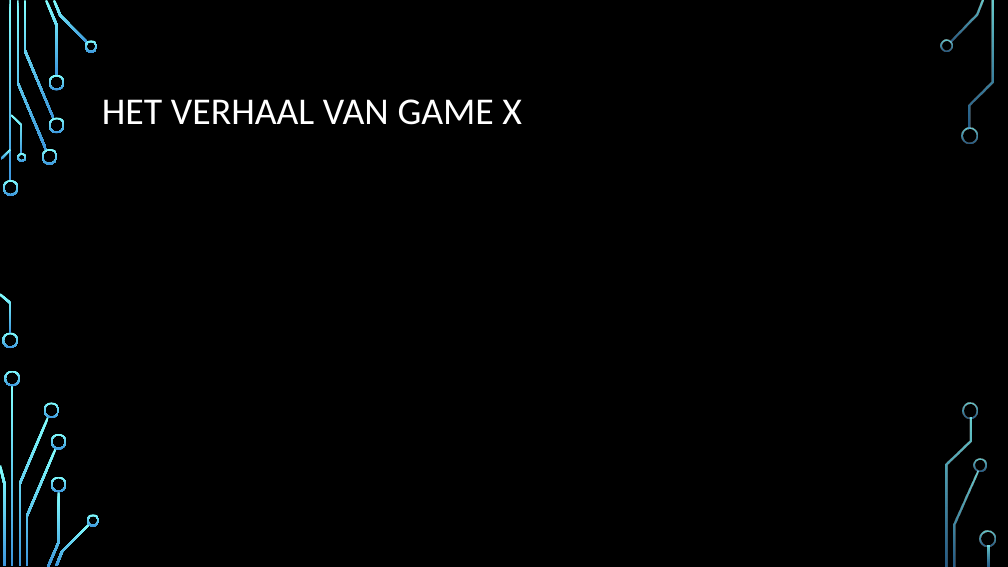
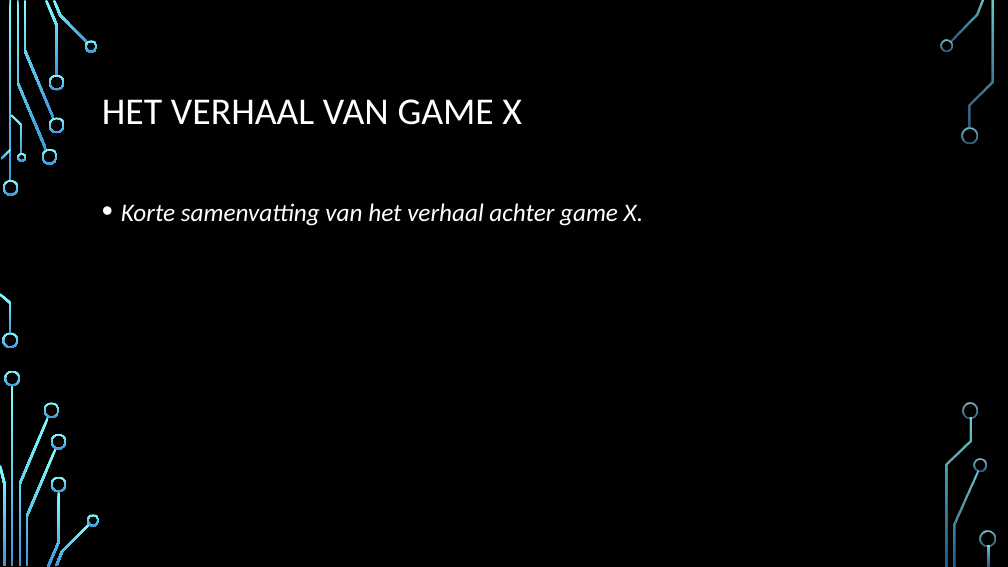
Before and after one commit to rweeda/PythonIA, a slide deck: slide 5 of docs/Pygame/GameAnalyse_GameX.pptx. Drawn at 1008x567 pixels with LibreOffice and Linux fonts; fonts in the diff are those of the drawing; background and template pictures are left out. Boxes give left, top, right and bottom in pixels: in the first picture for what was removed or moved away, otherwise in the second. Text is boxed around its words. In the diff, an @@ line names an element or a change of style, - is before the commit and + after.

```diff
--- a/docs/Pygame/GameAnalyse_GameX.pptx
+++ b/docs/Pygame/GameAnalyse_GameX.pptx
@@ text added at (x1=121, y1=203, x2=643, y2=226), 24 pt, text #FFFFFF, italic @@
+• Korte samenvatting van het verhaal achter game X.
```
Also in this commit, not shown: 6 other slides changed, 1 slide added, 7 slides removed, 9 other files.
